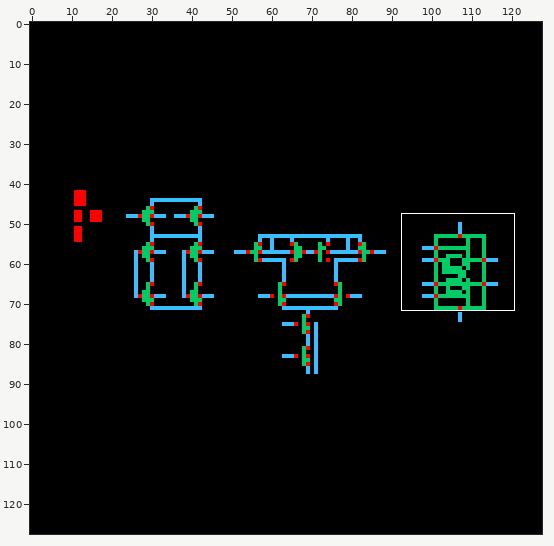
A sprite sheet gets an edit: bag_serdes_ec/div2_sin_clk/schematic/thumbnail_128x128.png. Above: a wide view before the commit, with the close-up outlined.
Close-up. Before the commit:
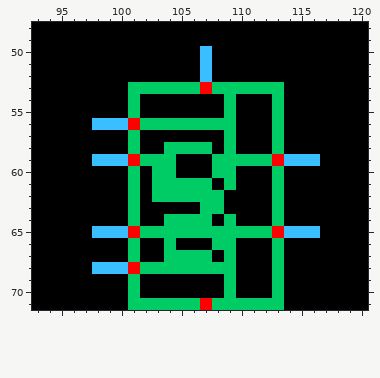
The file is 128x128 pixels. Shown: x 93..120, y 48..71. The commit also changed other parts of the picture, which this record leaves out.
New version:
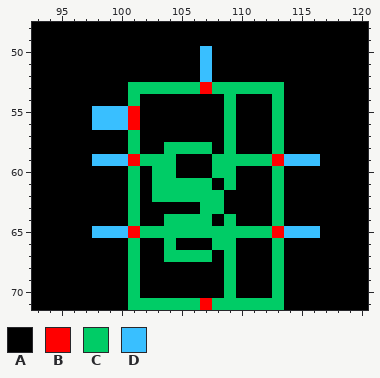
Palette (. is transparent): A #000000  B #ff0000  C #00cc66  D #39bfff
Difference:
@@ x 96..110 @@
 54 AAAAACAAAAAAACA
-55 AAAAACAAAAAAACA
-56 AADDDBCCCCCCCCA
+55 AADDDBAAAAAAACA
+56 AADDDBAAAAAAACA
 57 AAAAACAAAAAAACA
@@ x 96..110 @@
 67 AAAAACAACCCCACA
-68 AADDDBCCCCCCCCA
+68 AAAAACAAAAAAACA
 69 AAAAACAAAAAAACA
Where, in picture pixels (left, top, right, bottom), the same in both close-ups:
changed: (92, 106, 224, 130)
changed: (92, 262, 224, 274)
